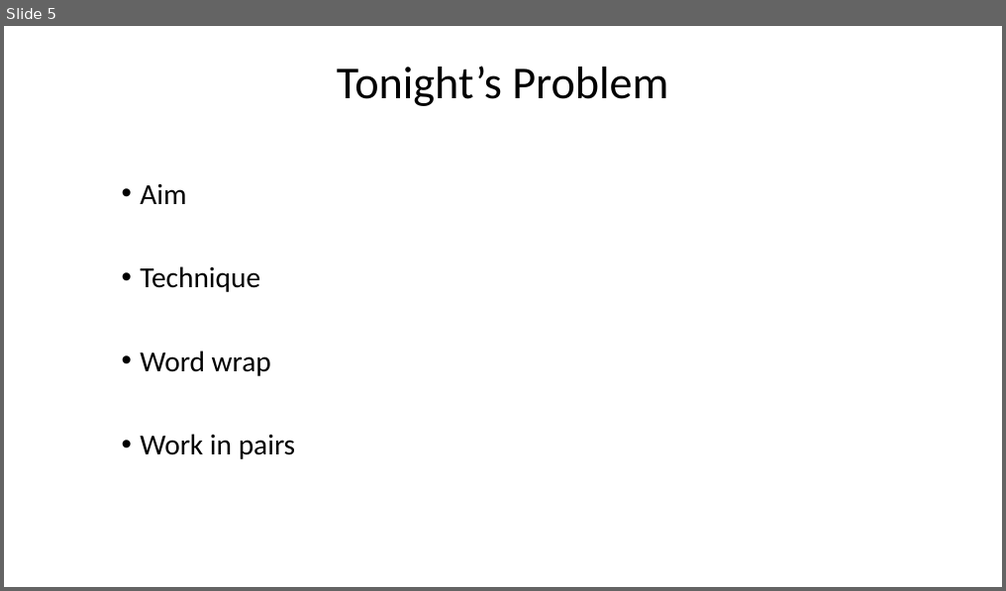
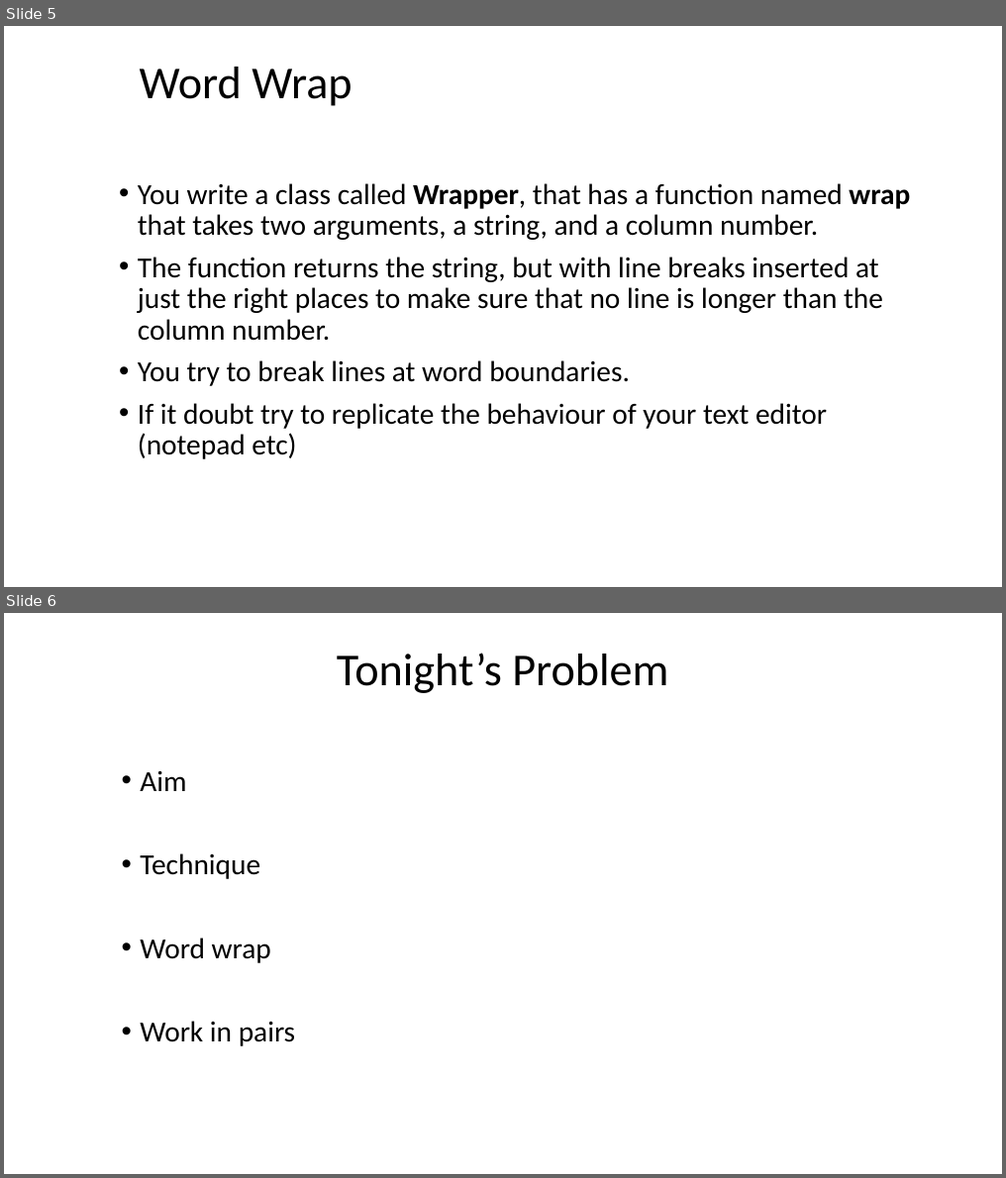
Before and after one commit to pauljervis/TDDWordwrap, a slide deck: York Code Dojo - TDD.pptx. Shown one above the other, each under a label of ours: slide 5 before the commit, slides 5 and 6 after it. The pictures are 1006x591 and 1006x1178 pixels, drawn with LibreOffice and Linux fonts; fonts in the diff are those of the drawing; background and template pictures are left out. Boxes give left, top, right and bottom in pixels: in the first picture for what was removed or moved away, otherwise in the second. Text is boxed around its words. In the diff, an @@ line names an element or a change of style, - is before the commit and + after.

```diff
--- a/York Code Dojo - TDD.pptx
+++ b/York Code Dojo - TDD.pptx
@@ slide 5 added at (x1=4, y1=26, x2=1002, y2=587), background #FFFFFF @@
@@ title added at (x1=140, y1=67, x2=351, y2=106), 44 pt, text #000000 @@
+Word Wrap
@@ text added at (x1=138, y1=183, x2=910, y2=460), 28 pt, text #000000 @@
+• You write a class called Wrapper, that has a function named wrap that takes two arguments, a string, and a column number.
+• The function returns the string, but with line breaks inserted at just the right places to make sure that no line is longer than the column number.
+• You try to break lines at word boundaries.
+• If it doubt try to replicate the behaviour of your text editor (notepad etc)
@@ what was slide 5 is now slide 6 @@
```
Also in this commit, not shown: 2 other files.
